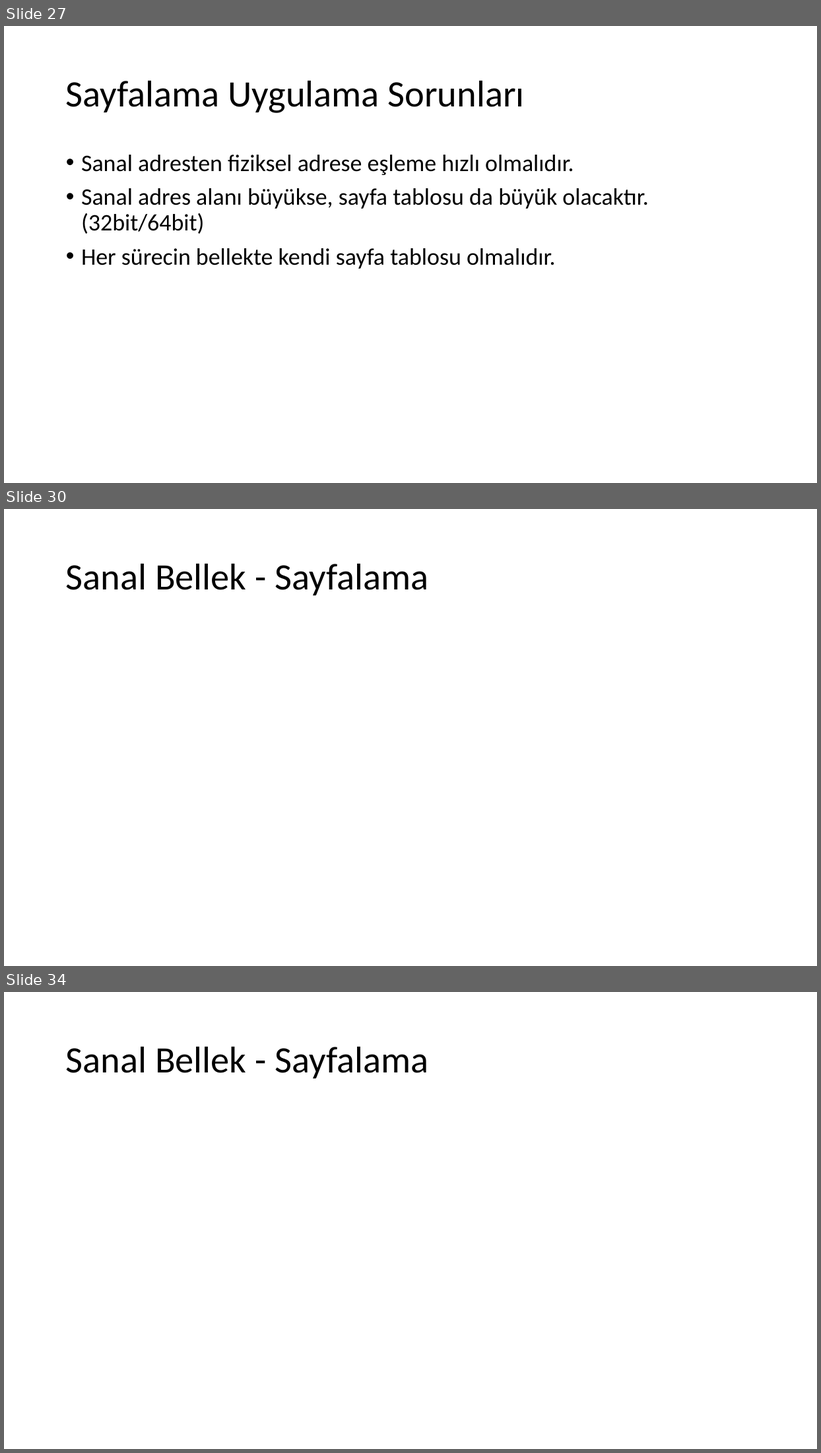
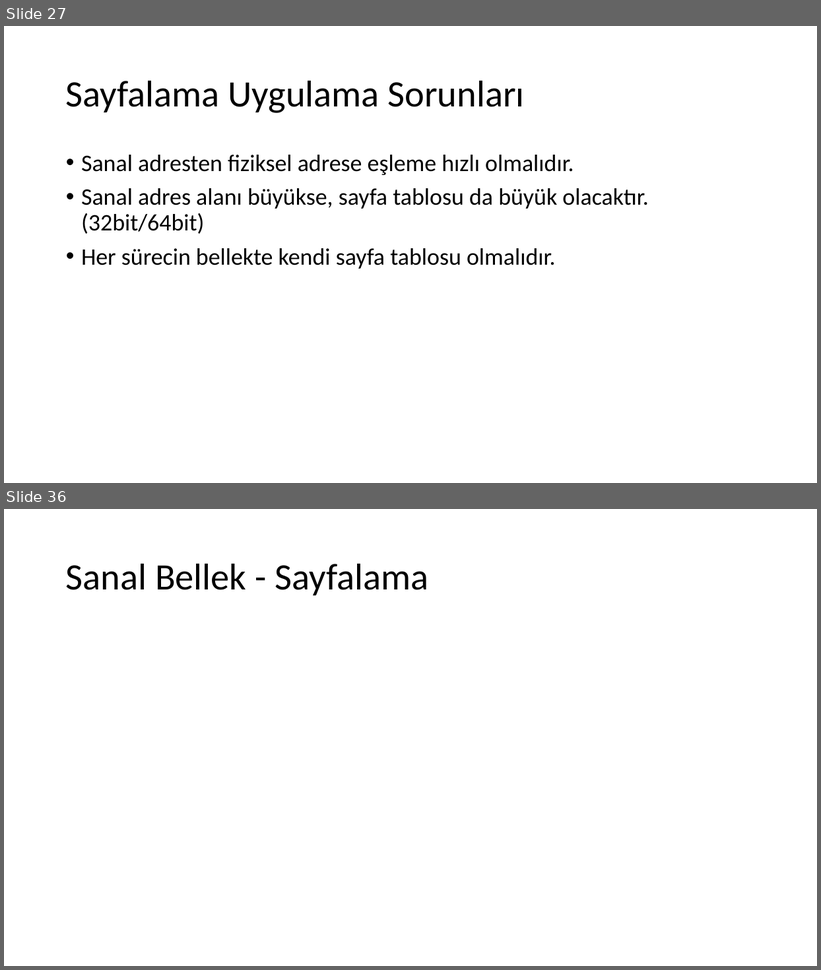
Before and after one commit to sercankulcu/sercankulcu.github.io, a slide deck: files/os/3_Bolum_3_Bellek.pptx. Shown one above the other, each under a label of ours: slides 27, 30 and 34 before the commit, slides 27 and 36 after it; the slides between them are not shown. The pictures are 821x1453 and 821x970 pixels, drawn with LibreOffice and Linux fonts; fonts in the diff are those of the drawing. Boxes give left, top, right and bottom in pixels: in the first picture for what was removed or moved away, otherwise in the second. Text is boxed around its words. In the diff, an @@ line names an element or a change of style, - is before the commit and + after.

```diff
--- a/files/os/3_Bolum_3_Bellek.pptx
+++ b/files/os/3_Bolum_3_Bellek.pptx
@@ slide 30 removed at <box>4,509,817,966</box>, background #FFFFFF @@
@@ title removed at <box>66,563,428,595</box> @@
-Sanal Bellek - Sayfalama
@@ what was slide 34 is now slide 36 @@
```
Also in this commit, not shown: 2 slides changed, 6 slides added, 3 other slides removed, 1 other file.
